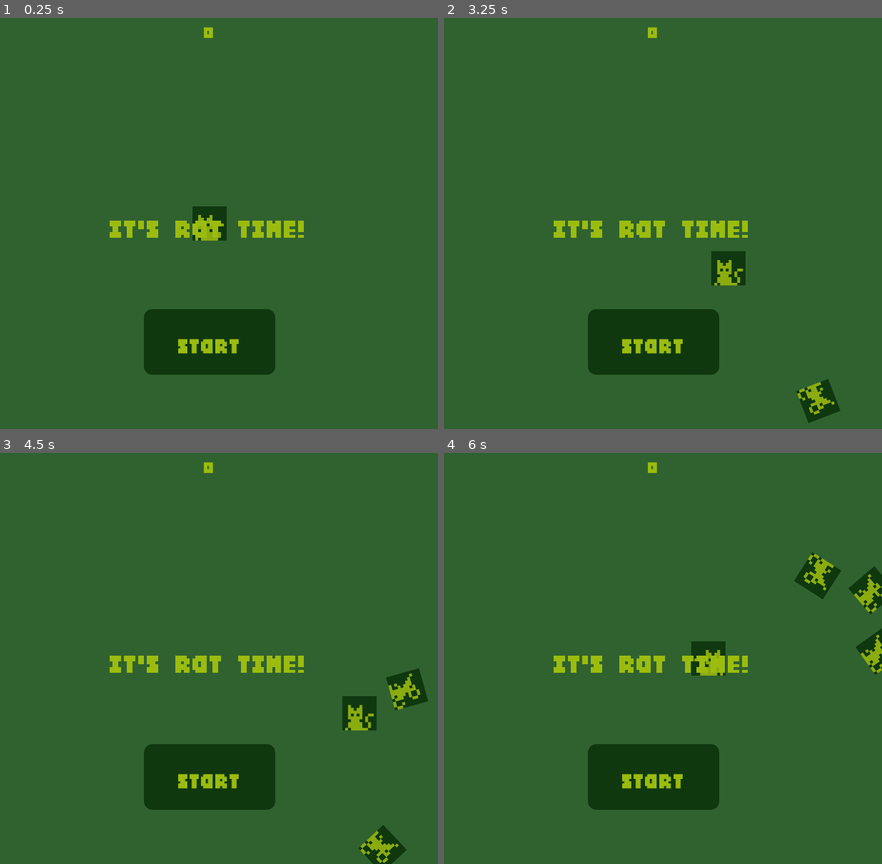
Above: before the commit, frames 1-4 (two rows, left to right).
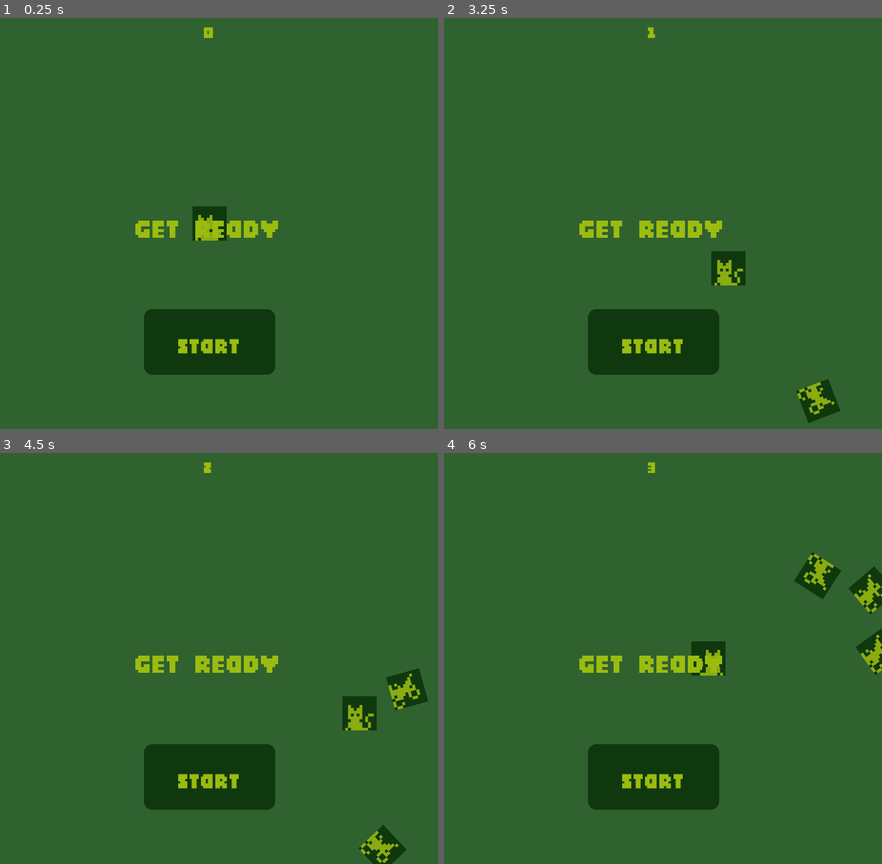
Above: after the commit, the same moments.

Repository: darwinscoat/gameboy-godot-template
Game: Godot game, scene res://main.tscn
The game is run twice, just before and just after one commit, with the same random seed, the same clock (stepped at 60 frames per second) and the same inputs.
Inputs:
- Up to frame 1 (0.25 s): no input
- Up to frame 2 (3.25 s): click "Start" at 0.5 s; click "Start" at 1.25 s; tap Enter at 2 s; hold Right (move_right) 2.03-2.78 s; hold Down (move_down) from 2.78 s (still down)
- Up to frame 3 (4.5 s): release Down (move_down) at 3.53 s; hold Right (move_right) 3.53-4.28 s; hold Up (move_up) from 4.28 s (still down)
- Up to frame 4 (6 s): release Up (move_up) at 5.03 s; hold Left (move_left) from 5.03 s (still down)

The runs differ from the first frame. In frame 1, 1.0% of the frame differs, in the area x 25-70%, y 49-54%; in frame 2, 1.0%, in the area x 25-70%, y 2-54%; in frame 3, 1.0%; in frame 4, 1.0%.
Error before the commit: Parse Error: Expected indented block after lambda declaration. (res://hud.gd:22)
Error after the commit: Invalid call to function 'show' in base 'Label'. Expected 0 argument(s). (res://hud.gd:8)

Commit message:
Update hud.gd
updated. forgot to tab but now its not starting

Diff:
--- a/hud.gd
+++ b/hud.gd
@@ -19,15 +19,10 @@
 	await get_tree().create_timer(1.0).timeout
 	$StartButton.show()
 
-	func update_score(score):
+func update_score(score):
 	$ScoreLabel.text = str(score)
 
-	func _on_start_button_pressed():
-	$StartButton.hide()
-	start_game.emit()
 
-func _on_message_timer_timeout():
-	$Message.hide()
 # Called when the node enters the scene tree for the first time.
 func _ready() -> void:
 	pass # Replace with function body.
@@ -38,8 +33,9 @@
 	pass
 
 
-func _on_start_button_pressed() -> void:
-	pass # Replace with function body.
+func _on_start_button_pressed():
+	$StartButton.hide()
+	start_game.emit()
 
 
 func _on_message_timer_timeout() -> void:
